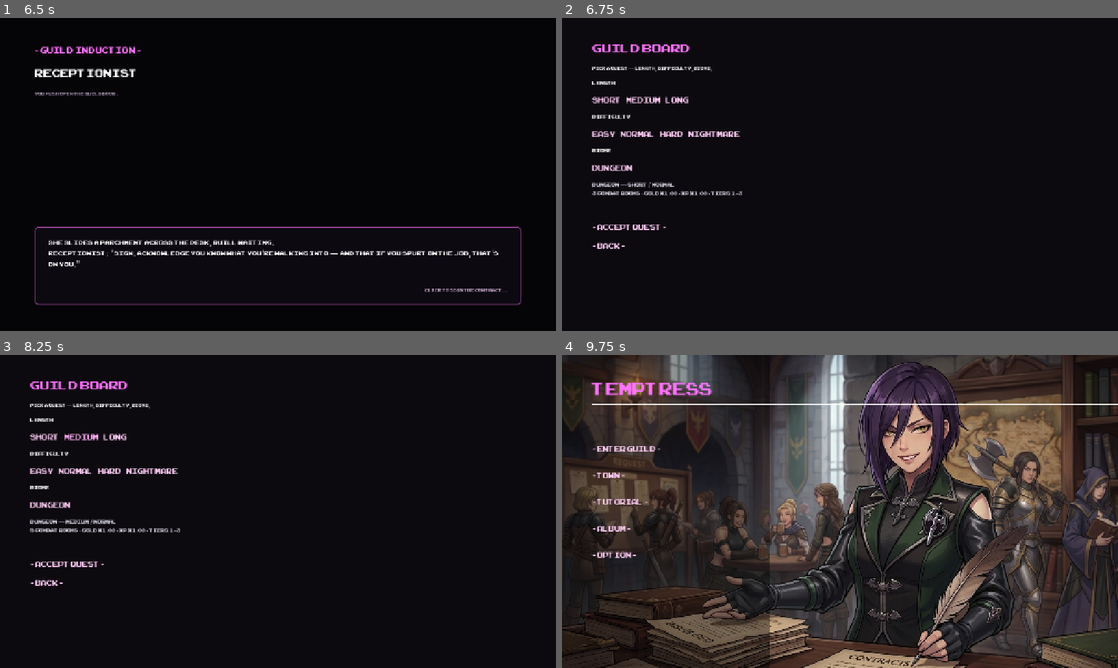
Above: before the commit, frames 1-4 (two rows, left to right).
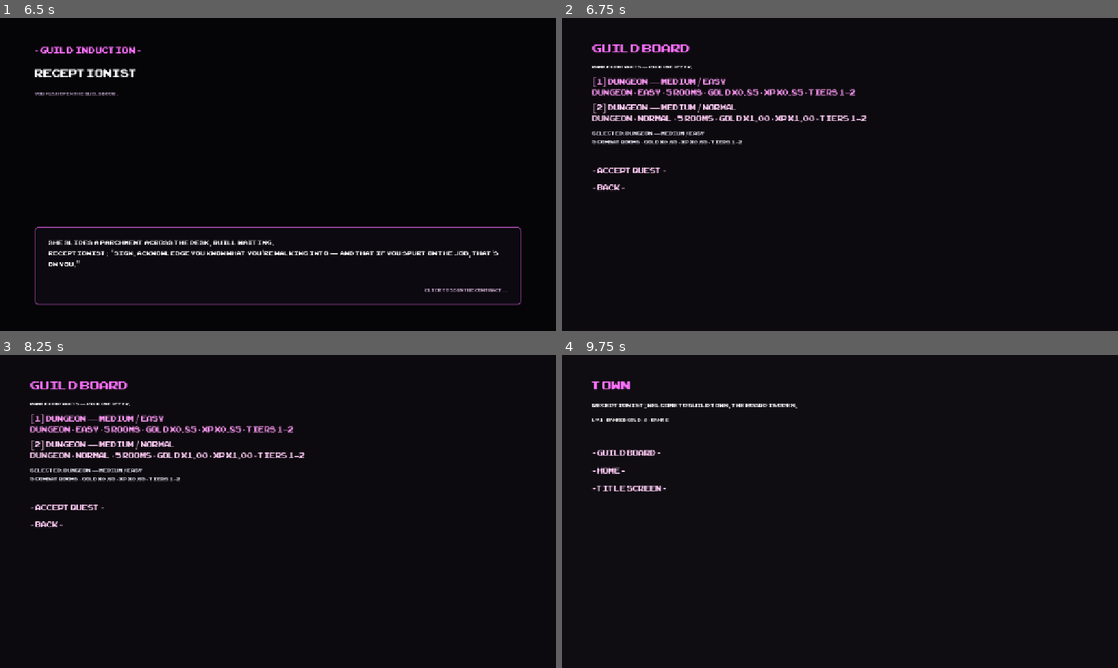
Above: after the commit, the same moments.

Repository: no-release/Temptress
Game: Godot game, scene res://scenes/ReceptionistBoot.tscn
The game is run twice, just before and just after one commit, with the same random seed, the same clock (stepped at 60 frames per second) and the same inputs.
Inputs (mouse positions are in pixels of both pictures, inside the frame that each line leads up to):
- Up to frame 1 (6.5 s): tap Enter (ui_accept) at 0.5, 0.77, 1.07, 1.25, 3.5, 3.77, 4.07, 5.75 s; move the mouse to (400, 158) at 0.52 s; click (400, 158) at 0.67 s; drag from (166, 190) to (250, 237) at 1.27 s; move the mouse to (333, 105) at 2.02 s; click (333, 105) at 2.17 s; drag from (250, 237) to (111, 127) at 2.77 s; move the mouse to (444, 221) at 3.52 s; click (444, 221) at 3.67 s; drag from (111, 127) to (194, 96) at 4.27 s; move the mouse to (305, 174) at 5.02 s; click (305, 174) at 5.17 s; drag from (194, 96) to (166, 190) at 5.77 s
- Up to frame 2 (6.75 s): tap Enter (ui_accept) at 6.5 s; move the mouse to (962, 158) at 6.52 s; click (962, 158) at 6.67 s
- Up to frame 3 (8.25 s): tap Enter (ui_accept) at 6.77, 7.07 s; click (44, 436) at 7.25 s, where only the run before the commit has a clickable "Short"; click (83, 436) at 8 s, where only the run before the commit has a clickable "Medium"
- Up to frame 4 (9.75 s): click (678, 436) at 8.75 s, where only the run before the commit has a clickable "Long"; click "- BACK -" at 9.5 s

Frame 1 is identical in both runs. In frame 2, 4.1% of the frame differs, in the area x 5-55%, y 15-74%; in frame 3, 4.1%; in frame 4, 70%, in the area x 0-100%, y 0-100%.
Error in both runs: Cannot call method 'set_input_as_handled' on a null value. (res://scripts/ReceptionistBoot.gd:102)

Commit message:
Phase 11: GuildBoard ranked offers UI, Town RANK status, greetings

Diff:
--- a/rhythmtap-ui-updated-11/scenes/GuildBoard.tscn
+++ b/rhythmtap-ui-updated-11/scenes/GuildBoard.tscn
@@ -39,7 +39,7 @@
 
 [node name="VBox" type="VBoxContainer" parent="MarginContainer"]
 layout_mode = 2
-theme_override_constants/separation = 18
+theme_override_constants/separation = 14
 
 [node name="Title" type="Label" parent="MarginContainer/VBox"]
 layout_mode = 2
@@ -50,31 +50,11 @@
 [node name="Subtitle" type="Label" parent="MarginContainer/VBox"]
 layout_mode = 2
 theme_override_font_sizes/font_size = 14
-text = "Pick a quest — length, difficulty, biome."
+text = "Rank-scaled contracts — choose an offer."
 
-[node name="LengthLabel" type="Label" parent="MarginContainer/VBox"]
+[node name="Offers" type="VBoxContainer" parent="MarginContainer/VBox"]
 layout_mode = 2
-text = "Length"
-
-[node name="LengthRow" type="HBoxContainer" parent="MarginContainer/VBox"]
-layout_mode = 2
-theme_override_constants/separation = 12
-
-[node name="DiffLabel" type="Label" parent="MarginContainer/VBox"]
-layout_mode = 2
-text = "Difficulty"
-
-[node name="DiffRow" type="HBoxContainer" parent="MarginContainer/VBox"]
-layout_mode = 2
-theme_override_constants/separation = 12
-
-[node name="BiomeLabel" type="Label" parent="MarginContainer/VBox"]
-layout_mode = 2
-text = "Biome"
-
-[node name="BiomeRow" type="HBoxContainer" parent="MarginContainer/VBox"]
-layout_mode = 2
-theme_override_constants/separation = 12
+theme_override_constants/separation = 10
 
 [node name="Summary" type="Label" parent="MarginContainer/VBox"]
 layout_mode = 2
@@ -83,7 +63,7 @@
 text = "…"
 
 [node name="Spacer" type="Control" parent="MarginContainer/VBox"]
-custom_minimum_size = Vector2(0, 20)
+custom_minimum_size = Vector2(0, 16)
 layout_mode = 2
 
 [node name="Accept" type="Button" parent="MarginContainer/VBox"]
--- a/rhythmtap-ui-updated-11/scripts/GuildBoard.gd
+++ b/rhythmtap-ui-updated-11/scripts/GuildBoard.gd
@@ -1,98 +1,101 @@
 extends Control
 # =============================================================================
-# GuildBoard.gd — Phase 1
+# GuildBoard.gd — Phase 11 ranked board offers
 # =============================================================================
-# Simple guild quest picker: length, difficulty, biome → builds ActiveRun → Main.
+# No free pick of length/difficulty/biome. Generates N quest offers scaled to
+# MetaSave.guild_rank (E easier → S harder). Player picks one of 2–4 cards.
+# N = 2 + board_postings upgrade (capped at 4).
 # =============================================================================
 
 @onready var title_label: Label = $MarginContainer/VBox/Title
-@onready var length_row: HBoxContainer = $MarginContainer/VBox/LengthRow
-@onready var diff_row: HBoxContainer = $MarginContainer/VBox/DiffRow
-@onready var biome_row: HBoxContainer = $MarginContainer/VBox/BiomeRow
+@onready var subtitle_label: Label = $MarginContainer/VBox/Subtitle
+@onready var offers_box: VBoxContainer = $MarginContainer/VBox/Offers
 @onready var summary_label: Label = $MarginContainer/VBox/Summary
 @onready var accept_button: Button = $MarginContainer/VBox/Accept
 @onready var back_button: Button = $MarginContainer/VBox/Back
 
-var _length: int = QuestDef.Length.SHORT
-var _difficulty: int = QuestDef.Difficulty.NORMAL
-var _biome: String = "dungeon"
-
-const BIOMES := ["dungeon", "forest", "swamp", "volcanic", "palace"]
+var _offers: Array = []  # Array[QuestDef]
+var _selected: int = 0
+var _offer_buttons: Array = []  # Array[Button]
 
 func _ready() -> void:
-	_build_option_buttons(length_row, [
-		["Short", QuestDef.Length.SHORT],
-		["Medium", QuestDef.Length.MEDIUM],
-		["Long", QuestDef.Length.LONG],
-	], "_on_length")
-	_build_option_buttons(diff_row, [
-		["Easy", QuestDef.Difficulty.EASY],
-		["Normal", QuestDef.Difficulty.NORMAL],
-		["Hard", QuestDef.Difficulty.HARD],
-		["Nightmare", QuestDef.Difficulty.NIGHTMARE],
-	], "_on_diff")
-	var biome_opts: Array = []
-	for b in BIOMES:
-		# Only offer unlocked biomes when MetaSave has them; fallback all.
-		if MetaSave.unlocked_biomes.is_empty() or b in MetaSave.unlocked_biomes or b == "dungeon":
-			biome_opts.append([b.capitalize(), b])
-	if biome_opts.is_empty():
-		biome_opts.append(["Dungeon", "dungeon"])
-	_build_biome_buttons(biome_row, biome_opts)
 	accept_button.pressed.connect(_on_accept)
 	back_button.pressed.connect(_on_back)
+	_regen_offers()
+
+func _regen_offers() -> void:
+	_offers = QuestGenerator.generate_offers()
+	_selected = 0
+	subtitle_label.text = "Rank %s contracts — pick one offer." % MetaSave.guild_rank_label()
+	_rebuild_offer_buttons()
 	_refresh_summary()
 
-func _build_option_buttons(row: HBoxContainer, opts: Array, method: String) -> void:
-	for child in row.get_children():
+func _rebuild_offer_buttons() -> void:
+	for child in offers_box.get_children():
 		child.queue_free()
-	for opt in opts:
+	_offer_buttons.clear()
+	for i in range(_offers.size()):
+		var q: QuestDef = _offers[i]
 		var btn := Button.new()
-		btn.text = str(opt[0])
-		btn.size_flags_horizontal = Control.SIZE_SHRINK_BEGIN
-		var value = opt[1]
-		btn.pressed.connect(func(): call(method, value))
-		row.add_child(btn)
+		btn.text = _card_text(q, i)
+		btn.size_flags_horizontal = Control.SIZE_EXPAND_FILL
+		btn.alignment = HORIZONTAL_ALIGNMENT_LEFT
+		var idx := i
+		btn.pressed.connect(func(): _on_select(idx))
+		offers_box.add_child(btn)
+		_offer_buttons.append(btn)
+	_highlight_selected()
 
-func _build_biome_buttons(row: HBoxContainer, opts: Array) -> void:
-	for child in row.get_children():
-		child.queue_free()
-	for opt in opts:
-		var btn := Button.new()
-		btn.text = str(opt[0])
-		btn.size_flags_horizontal = Control.SIZE_SHRINK_BEGIN
-		var value: String = str(opt[1])
-		btn.pressed.connect(func(): _on_biome(value))
-		row.add_child(btn)
+func _card_text(q: QuestDef, index: int) -> String:
+	return "[%d] %s\n%s · %s · %d rooms · gold x%.2f · XP x%.2f · tiers %d–%d" % [
+		index + 1,
+		q.display_name,
+		q.biome.capitalize(),
+		QuestDef.difficulty_label(q.difficulty),
+		q.combat_room_count,
+		q.gold_multiplier,
+		q.xp_multiplier,
+		q.min_enemy_tier,
+		q.max_enemy_tier,
+	]
 
-func _on_length(v: int) -> void:
+func _on_select(index: int) -> void:
 	SoundGen.play_ui_click()
-	_length = v
+	_selected = clampi(index, 0, maxi(0, _offers.size() - 1))
+	_highlight_selected()
 	_refresh_summary()
 
-func _on_diff(v: int) -> void:
-	SoundGen.play_ui_click()
-	_difficulty = v
-	_refresh_summary()
-
-func _on_biome(v: String) -> void:
-	SoundGen.play_ui_click()
-	_biome = v
-	_refresh_summary()
+func _highlight_selected() -> void:
+	for i in range(_offer_buttons.size()):
+		var btn: Button = _offer_buttons[i]
+		if not is_instance_valid(btn):
+			continue
+		if i == _selected:
+			btn.modulate = Color(1.0, 0.75, 1.0, 1.0)
+		else:
+			btn.modulate = Color(1, 1, 1, 1)
 
 func _refresh_summary() -> void:
-	var q := QuestDef.from_board(_length, _difficulty, _biome)
-	summary_label.text = "%s\n%d combat rooms · gold x%.2f · XP x%.2f · tiers %d–%d" % [
+	if _offers.is_empty():
+		summary_label.text = "No contracts posted."
+		accept_button.disabled = true
+		return
+	accept_button.disabled = false
+	var q: QuestDef = _offers[_selected]
+	summary_label.text = "Selected: %s\n%d combat rooms · gold x%.2f · XP x%.2f · tiers %d–%d" % [
 		q.display_name, q.combat_room_count, q.gold_multiplier, q.xp_multiplier,
 		q.min_enemy_tier, q.max_enemy_tier
 	]
 
 func _on_accept() -> void:
+	if _offers.is_empty():
+		return
 	SoundGen.play_ui_click()
-	var q := QuestDef.from_board(_length, _difficulty, _biome)
+	var q: QuestDef = _offers[_selected]
 	ActiveRun.begin_quest(q)
 	get_tree().change_scene_to_file("res://scenes/Main.tscn")
 
 func _on_back() -> void:
 	SoundGen.play_ui_click()
-	get_tree().change_scene_to_file("res://scenes/MainMenu.tscn")
+	# Hub is Town (redirects to ReceptionistBoot if contract unsigned)
+	get_tree().change_scene_to_file("res://scenes/Town.tscn")
--- a/rhythmtap-ui-updated-11/scripts/Town.gd
+++ b/rhythmtap-ui-updated-11/scripts/Town.gd
@@ -1,9 +1,10 @@
 extends Control
 # =============================================================================
-# Town.gd -- Phase 3 town loop + Phase 10 post-run short greetings
+# Town.gd -- Phase 3 town loop + Phase 10 greetings + Phase 11 rank status
 # =============================================================================
 # Hub after clear/concede. Short receptionist lines (affinity / last_outcome).
 # Elaborate first-visit contract moved to ReceptionistBoot (Phase 10).
+# Phase 11: show RANK not affinity; hide pending-punishment spoilers.
 # =============================================================================
 
 @onready var title_label: Label = $Margin/VBox/Title
@@ -58,10 +59,13 @@
 		_:
 			receptionist_label.text = NEUTRAL[randi() % NEUTRAL.size()]
 
-	status_label.text = "LV %d · Banked gold: %d · Affinity: %d" % [
-		MetaSave.player_level, MetaSave.banked_gold, affinity
+	# Phase 11: public status shows RANK, not affinity
+	status_label.text = "LV %d · Banked gold: %d · RANK %s" % [
+		MetaSave.player_level, MetaSave.banked_gold, MetaSave.guild_rank_label()
 	]
-	modifiers_label.text = _format_modifiers()
+	# Phase 11: do not spoil pending next-run punishments (still applied secretly)
+	modifiers_label.text = ""
+	modifiers_label.visible = false
 	var fine_cost := _gold_debt_total()
 	pay_button.visible = fine_cost > 0
 	pay_button.text = "- PAY GUILD FINE (%d gold) -" % fine_cost
@@ -73,14 +77,6 @@
 		if m.effect == ModifierDef.Effect.GOLD_DEBT:
 			total += int(m.magnitude)
 	return total
-
-func _format_modifiers() -> String:
-	if MetaSave.pending_modifiers.is_empty():
-		return "No active fines or curses."
-	var lines: PackedStringArray = PackedStringArray(["Pending next-run punishments:"])
-	for m in MetaSave.pending_modifiers:
-		lines.append("- %s -- %s" % [m.display_name, m.description])
-	return "\n".join(lines)
 
 func _on_pay_fine() -> void:
 	SoundGen.play_ui_click()
--- a/rhythmtap-ui-updated-11/scripts/data/ReceptionistGreetings.gd
+++ b/rhythmtap-ui-updated-11/scripts/data/ReceptionistGreetings.gd
@@ -1,7 +1,7 @@
 extends RefCounted
 class_name ReceptionistGreetings
 # =============================================================================
-# ReceptionistGreetings -- Phase 10 boot return lines
+# ReceptionistGreetings -- Phase 10 boot return lines + Phase 11 light rank
 # =============================================================================
 # Performance-aware greeting pages for ReceptionistBoot after the contract is
 # signed. Contract pages stay on FirstMeetScenes.receptionist_pages().
@@ -63,4 +63,16 @@
 		pages.append("Receptionist: ...She barely looks at you. Just points at the board.")
 	elif outcome == "clear" and affinity >= 4:
 		pages.append("Receptionist: (A rare almost-smile.) Do not waste that goodwill.")
+	# Phase 11: light rank mention (does not spoil punishments)
+	var rank := MetaSave.guild_rank_label()
+	if randf() < 0.55:
+		match rank:
+			"E", "D":
+				pages.append("Receptionist: Rank %s postings are up. Nothing too cruel — yet." % rank)
+			"C", "B":
+				pages.append("Receptionist: Rank %s. The board expects more of you now." % rank)
+			"A", "S":
+				pages.append("Receptionist: Rank %s contracts. Try not to embarrass the guild." % rank)
+			_:
+				pages.append("Receptionist: Your rank is posted. Check the board.")
 	return pages
Not shown, added: rhythmtap-ui-updated-11/README_PHASE11.md
